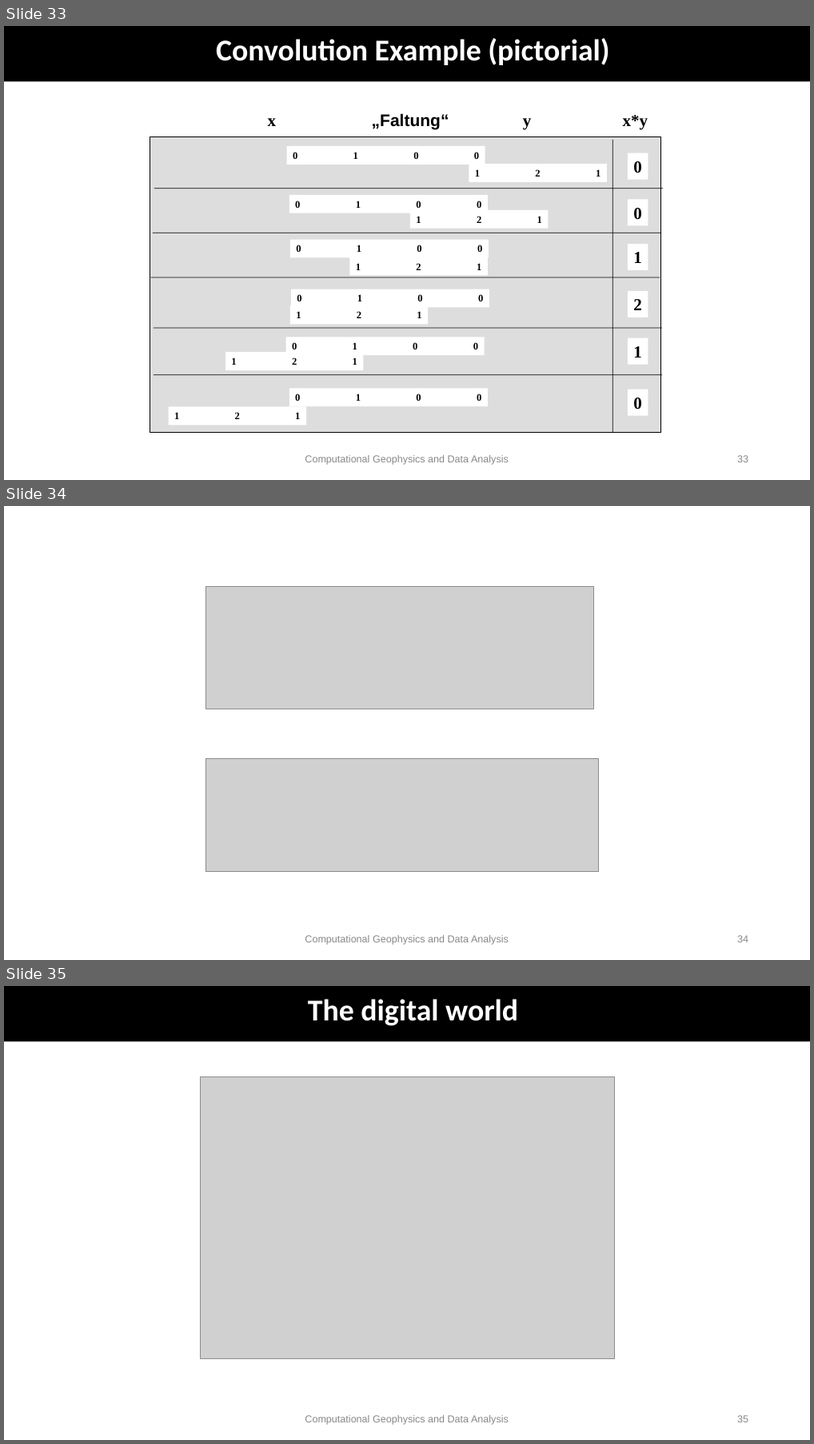
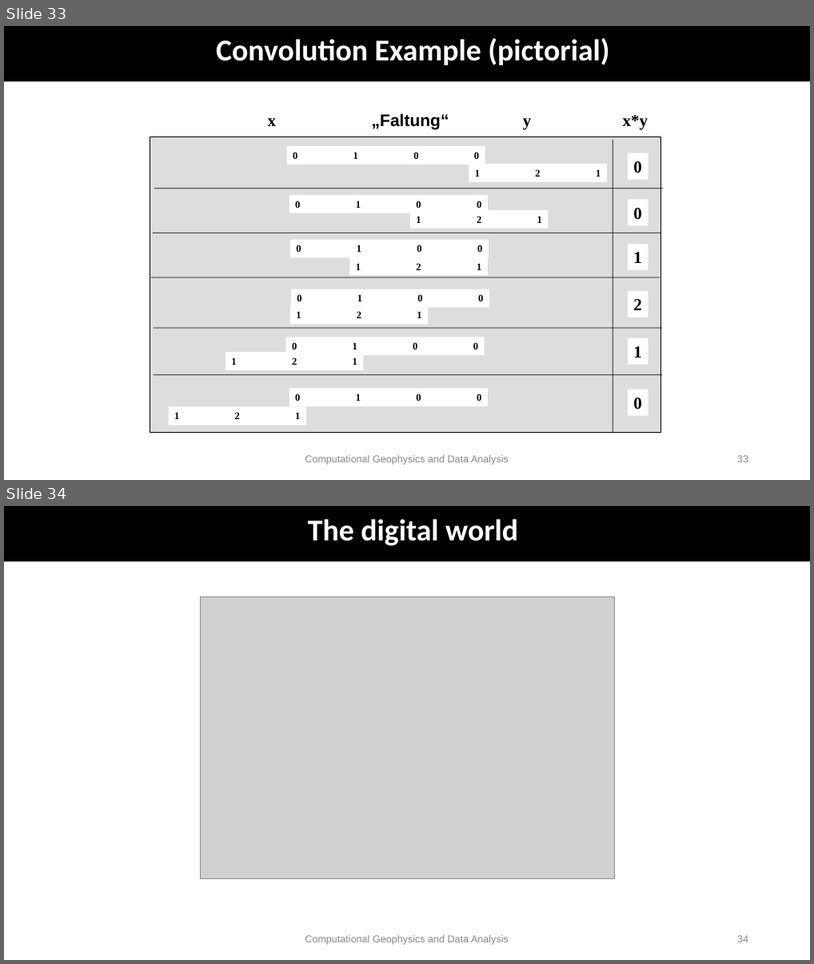
Before and after one commit to heinerigel/GDA2020, a slide deck: Tuesday/Lectures/01_spectralanalysis_foundations.ppt. Shown one above the other, each under a label of ours: slides 33, 34 and 35 before the commit, slides 33 and 34 after it. The pictures are 814x1444 and 814x964 pixels, drawn with LibreOffice and Linux fonts; fonts in the diff are those of the drawing; grey boxes stand for pictures. Boxes give left, top, right and bottom in pixels: in the first picture for what was removed or moved away, otherwise in the second. Text is boxed around its words. In the diff, an @@ line names an element or a change of style, - is before the commit and + after.

```diff
--- a/Tuesday/Lectures/01_spectralanalysis_foundations.ppt
+++ b/Tuesday/Lectures/01_spectralanalysis_foundations.ppt
@@ slide 34 removed at (4,506,810,960), background #FFFFFF @@
@@ picture removed at (206,586,594,708) @@
@@ picture removed at (206,758,598,872) @@
@@ text removed at (305,935,509,944) @@
-Computational Geophysics and Data Analysis
@@ page number removed at (738,935,749,942) @@
-34
@@ what was slide 35 is now slide 34 @@
@@ page number at (738,935,749,942): text changed @@
-35
+34
```
Also in this commit, not shown: 1 other file.
